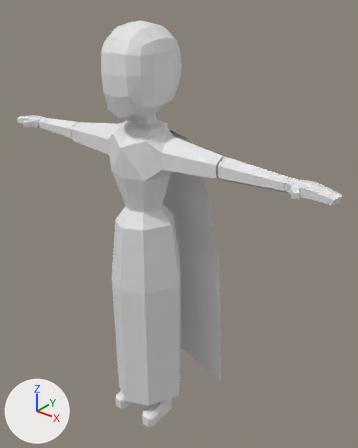
One commit to the Blender file Model/All modle/music/Dummy.blend: the scene before it, then after it.
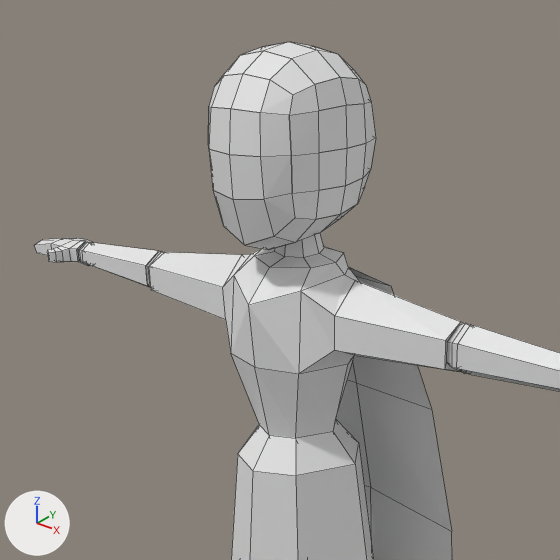
Each version appears first whole from a camera (50 mm lens) standing at (5.08, -5.48, 7.49) and looking at (0.28, 0.51, 3.77), and next in a close-up on the part from 0% to 76% of the width and 0% to 61% of the height. The lights are fixed; the arrows at lower left show +X, +Y and +Z. The close-ups show mesh edges as thin lines.
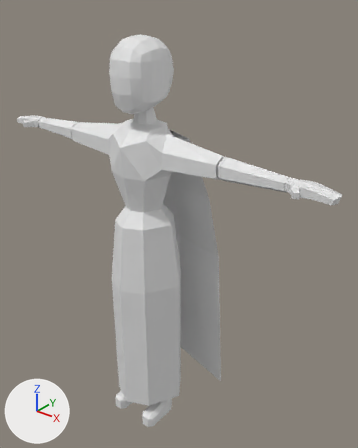
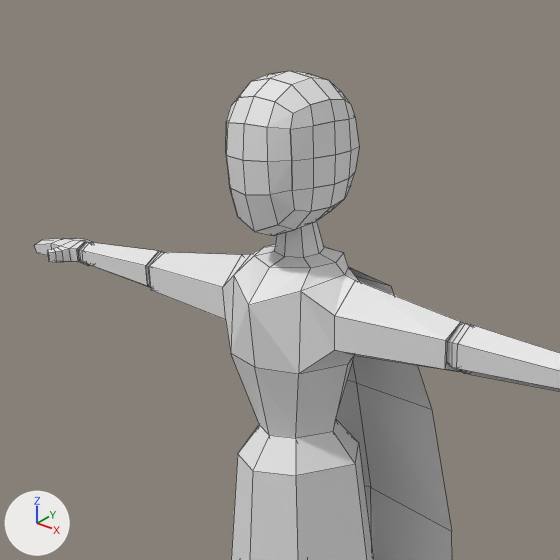
Pixel boxes [x1, y1, x2, y2] of what changed, in the close-ups (560 x 560 px; the box of a moved part takes in the faces that stretch with it):
'Cylinder.002', reshaped: before [35, 42, 560, 560]; after [35, 71, 560, 560]
part 1 of me_cylinder_004, moved or reshaped: before [208, 42, 376, 250]; after [226, 71, 359, 236]

The edits, one by one:
me_cylinder_004 has 344 vertices, 319 faces and spans x -0.5..3.18, y -0.69..0.95, z 0.01..7.03.
me_cylinder_004 is used by ob_cylinder_002; location (0.0, 0.0, 0.0).
me_cylinder_004 part 1: the loose piece of 98 vertices spanning x -0.5..0.5, y -0.61..0.61, z 5.67..7.03 is scaled about its middle by 0.8, then moved by (0.0, 0.0, -0.05).
